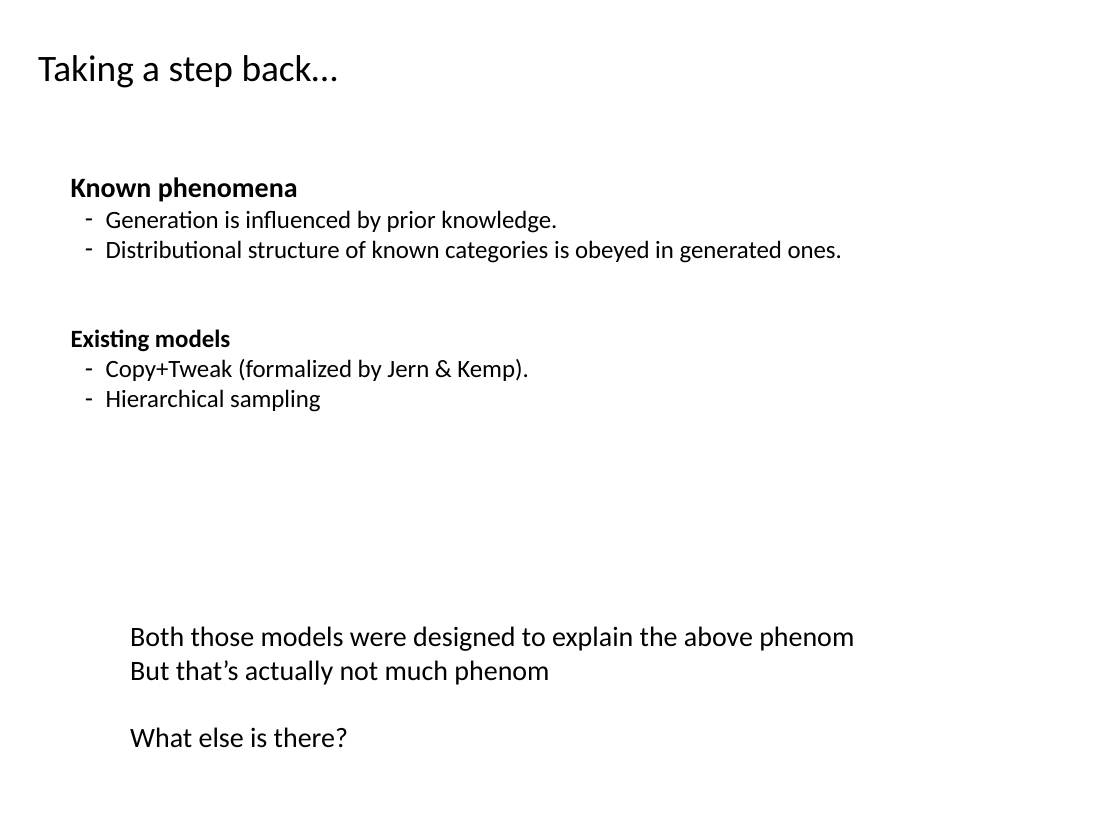
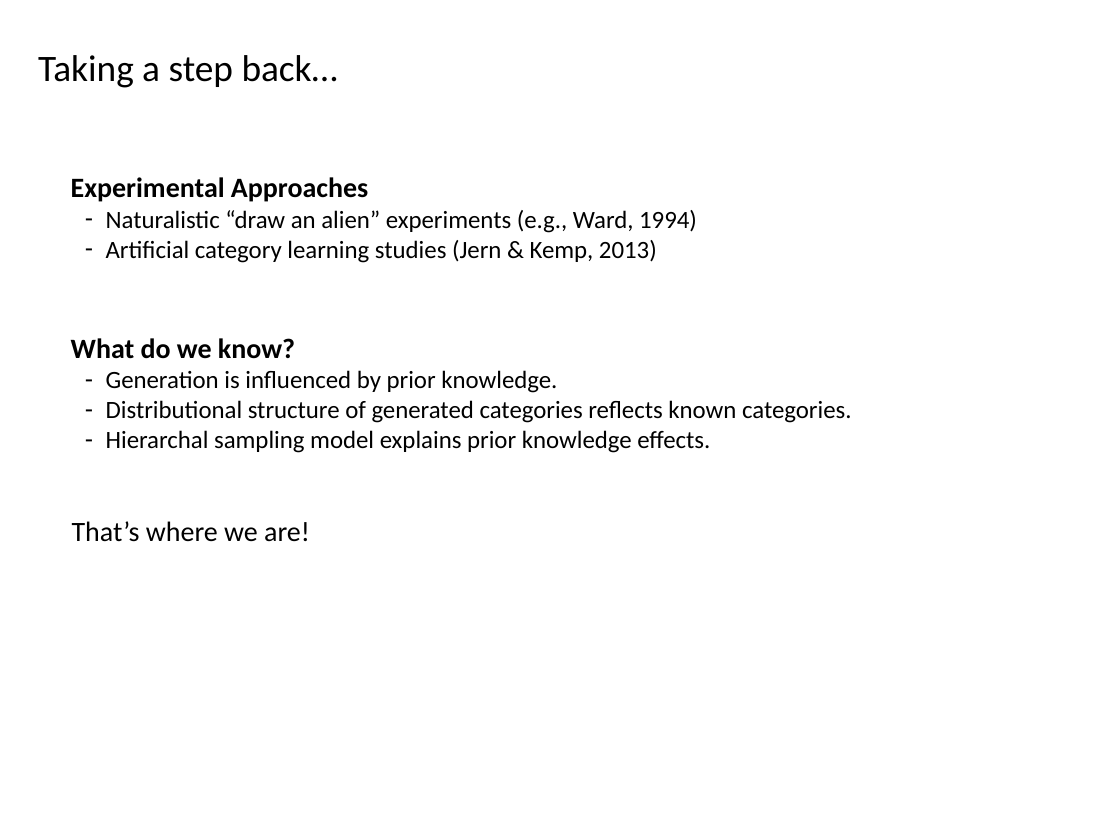
Before and after one commit to AusterweilLab/generating_categories, a slide deck: slide 9 of Presentations/ccn-bbag-march-2-2017.pptx. Drawn at 1120x840 pixels with LibreOffice and Linux fonts; fonts in the diff are those of the drawing. Boxes give left, top, right and bottom in pixels: in the first picture for what was removed or moved away, otherwise in the second. Text is boxed around its words. In the diff, an @@ line names an element or a change of style, - is before the commit and + after.

```diff
--- a/Presentations/ccn-bbag-march-2-2017.pptx
+++ b/Presentations/ccn-bbag-march-2-2017.pptx
@@ text at box(71, 177, 697, 359): text changed; size 18 to 16 pt; bold off @@
-Known phenomena
+Experimental Approaches
+– Naturalistic “draw an alien” experiments (e.g., Ward, 1994)
+– Artificial category learning studies (Jern & Kemp, 2013)
+What do we know?
@@ text at box(72, 400, 852, 542): text changed @@
-– Distributional structure of known categories is obeyed in generated ones.
-Existing models
-– Copy+Tweak (formalized by Jern & Kemp).
-– Hierarchical sampling
+– Distributional structure of generated categories reflects known categories.
+– Hierarchal sampling model explains prior knowledge effects.
+That’s where we are!
@@ text removed at box(130, 626, 854, 748) @@
-Both those models were designed to explain the above phenom
-But that’s actually not much phenom
-What else is there?
```
Also in this commit, not shown: 20 slides added.
